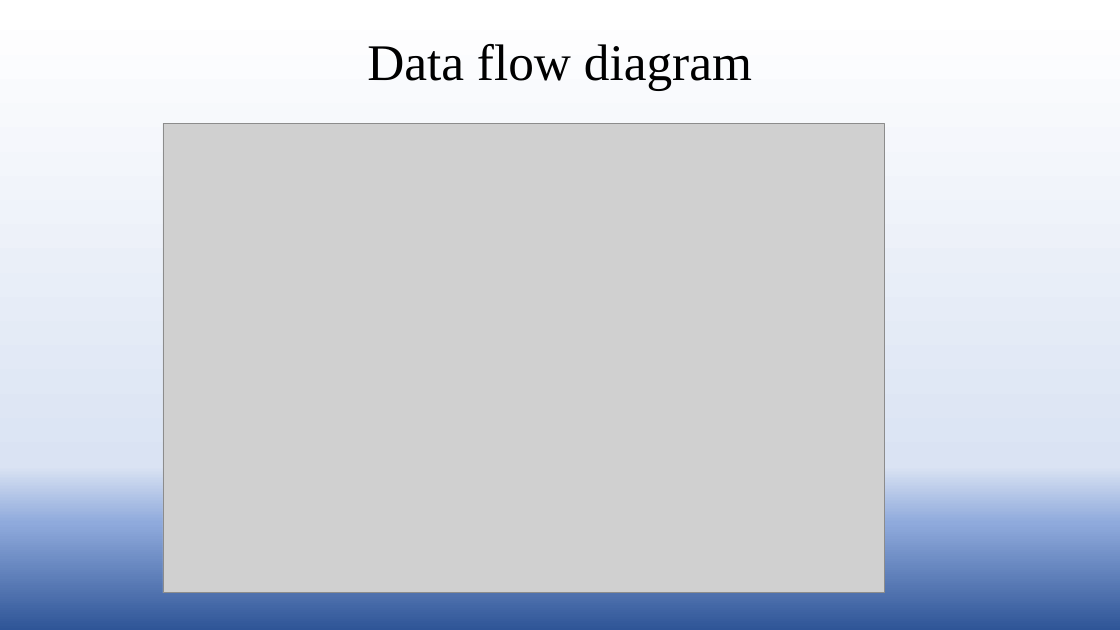
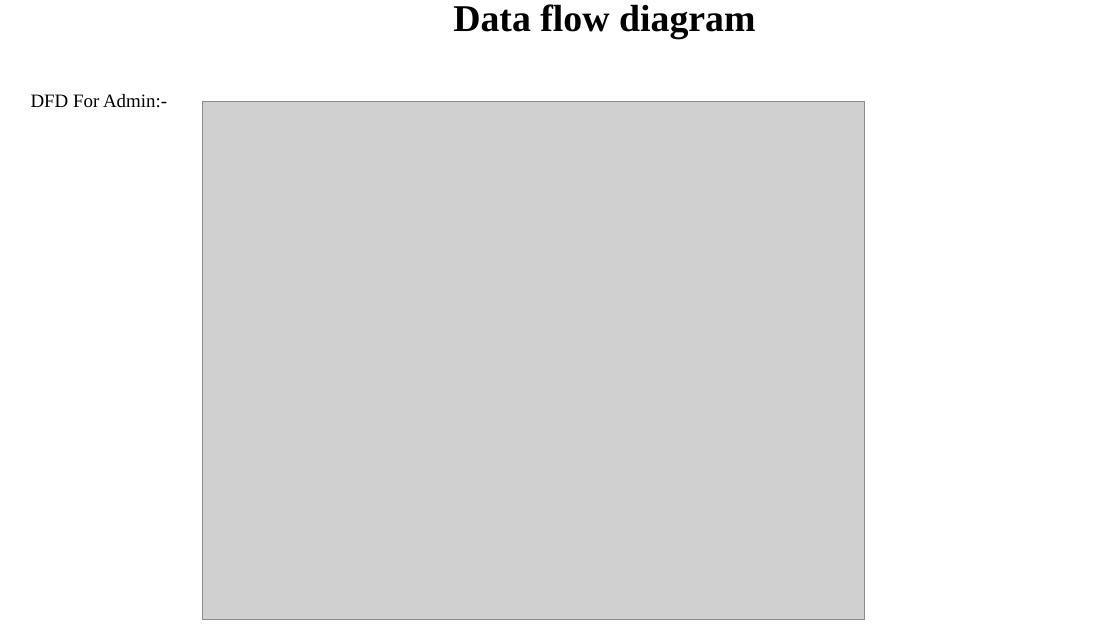
Before and after one commit to Ritikakaushal45/TRAVEL_BUDDY, a slide deck: slide 7 of TOUR AND TRAVEL BUDDY.pptx (slide 5 before the commit). Drawn at 1120x630 pixels with LibreOffice and Linux fonts; fonts in the diff are those of the drawing; grey boxes stand for pictures; background and template pictures are left out. Boxes give left, top, right and bottom in pixels: in the first picture for what was removed or moved away, otherwise in the second. Text is boxed around its words. In the diff, an @@ line names an element or a change of style, - is before the commit and + after.

```diff
--- a/TOUR AND TRAVEL BUDDY.pptx
+++ b/TOUR AND TRAVEL BUDDY.pptx
@@ background gradient #FFFFFF to #DAE3F3 to #8FAADC to #2F5597 to picture (left out) @@
@@ title at [31,4,755,108]: text changed; size 44 to 32.4 pt; bold on @@
-Data flow diagram
+Data flow diagram
+DFD For Admin:-
@@ picture: place and size @@
-picture at [163,124,884,593]
+picture at [202,102,864,619]
```
Also in this commit, not shown: 12 other slides changed, 3 slides added.
